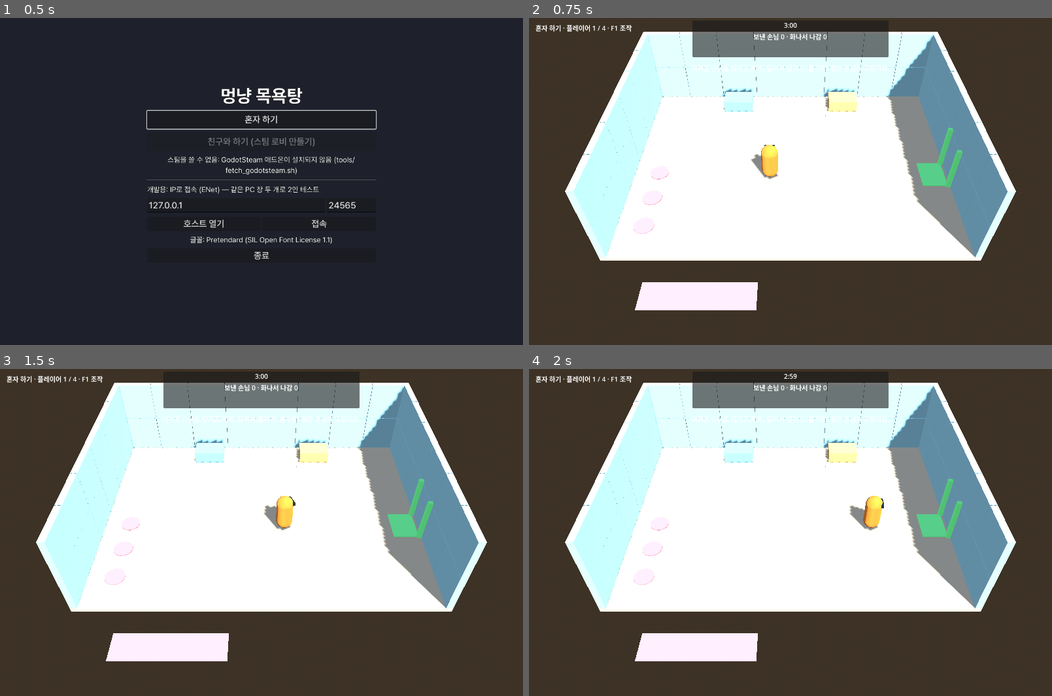
Above: before the commit, frames 1-4 (two rows, left to right).
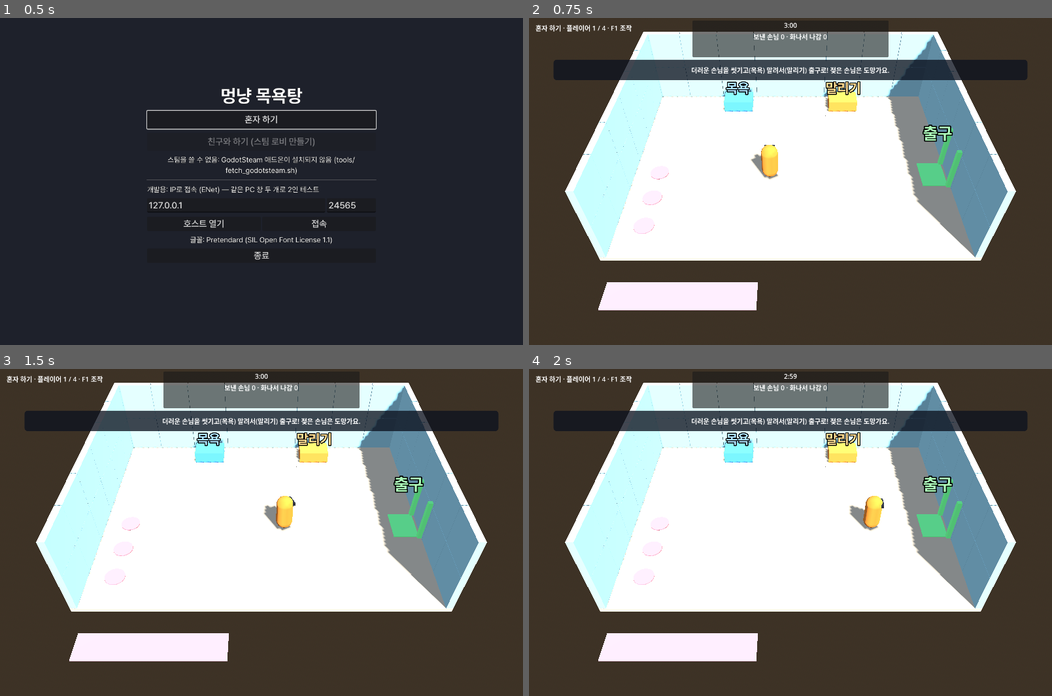
Above: after the commit, the same moments.

Repository: jjjjmd13-cmyk/fuzzy-octo-goggles
Game: Godot game, scene res://scenes/menu/main_menu.tscn
Two runs of this game, one before a commit and one after it. Both use one fixed random seed, a clock stepped at 60 frames per second and the inputs below.
Inputs (mouse positions are in pixels of both pictures, inside the frame that each line leads up to):
- Up to frame 1 (0.5 s): no input
- Up to frame 2 (0.75 s): click "혼자 하기" at 0.5 s
- Up to frame 3 (1.5 s): tap Enter at 1.25 s; move the mouse to (376, 516) at 1.27 s; hold D (move_right) from 1.28 s (still down); tap Shift (dash) at 1.35 s; click (376, 516) at 1.42 s
- Up to frame 4 (2 s): keep holding D (move_right)

Frame 1 is identical in both runs. In frame 2, 7.3% of the frame differs, in the area x 4-96%, y 12-90%; in frame 3, 7.3%; in frame 4, 7.3%.

Commit message:
QA 리뷰 반영: 시작 안내·다음 할 일·기계 이름표
- 시작 안내에 어두운 띠, 시간 대신 첫 손님을 들 때까지 보임 (Shop.first_pickup_done)
- 화면 아래에 다음 할 일 (대기석 손님에게 → 목욕 → 말리기 → 출구, 도망 손님 잡기, 꺼내기)
- 욕조·드라이어·출구 위에 이름표(목욕/말리기/출구), 기계 색을 말풍선 색과 같게
- 입구 밖 줄 간격을 넓혀 말풍선이 덜 겹치게
- carryable 주석(Space), PROTOTYPE.md 색·안내
- test_bath_flow: 안내가 첫 들기로 꺼지는지, 단계별 다음 할 일

Co-Authored-By: Claude Opus 5.5 <noreply@anthropic.com>
Claude-Session: https://claude.ai/code/session_011AhoxvjuUAeZ5SvtvgroTK

Diff:
--- a/scenes/art/machines/bath_model.tscn
+++ b/scenes/art/machines/bath_model.tscn
@@ -1,7 +1,7 @@
 [gd_scene load_steps=3 format=3 uid="uid://b7machbath"]
 
 [sub_resource type="StandardMaterial3D" id="StandardMaterial3D_body"]
-albedo_color = Color(0.55, 0.8, 0.95, 1)
+albedo_color = Color(0.35, 0.65, 1, 1)
 
 [sub_resource type="BoxMesh" id="BoxMesh_body"]
 material = SubResource("StandardMaterial3D_body")
--- a/scenes/art/machines/dryer_model.tscn
+++ b/scenes/art/machines/dryer_model.tscn
@@ -1,7 +1,7 @@
 [gd_scene load_steps=3 format=3 uid="uid://b7machdryer"]
 
 [sub_resource type="StandardMaterial3D" id="StandardMaterial3D_body"]
-albedo_color = Color(0.98, 0.75, 0.45, 1)
+albedo_color = Color(1, 0.6, 0.25, 1)
 
 [sub_resource type="BoxMesh" id="BoxMesh_body"]
 material = SubResource("StandardMaterial3D_body")
--- a/scenes/game/hud.tscn
+++ b/scenes/game/hud.tscn
@@ -1,7 +1,18 @@
-[gd_scene load_steps=3 format=3 uid="uid://b7hud00000001"]
+[gd_scene load_steps=4 format=3 uid="uid://b7hud00000001"]
 
 [ext_resource type="Script" path="res://scripts/game/hud.gd" id="1_hud"]
 [ext_resource type="Script" path="res://scripts/game/guest_overlay.gd" id="2_overlay"]
+
+[sub_resource type="StyleBoxFlat" id="StyleBoxFlat_band"]
+bg_color = Color(0.05, 0.07, 0.12, 0.78)
+corner_radius_top_left = 8
+corner_radius_top_right = 8
+corner_radius_bottom_right = 8
+corner_radius_bottom_left = 8
+content_margin_left = 16.0
+content_margin_top = 8.0
+content_margin_right = 16.0
+content_margin_bottom = 8.0
 
 [node name="HUD" type="CanvasLayer"]
 script = ExtResource("1_hud")
@@ -56,15 +67,20 @@
 layout_mode = 2
 horizontal_alignment = 1
 
-[node name="Intro" type="Label" parent="."]
+[node name="IntroPanel" type="PanelContainer" parent="."]
 anchors_preset = 5
 anchor_left = 0.5
 anchor_right = 0.5
-offset_left = -560.0
-offset_top = 110.0
-offset_right = 560.0
-offset_bottom = 150.0
+offset_left = -580.0
+offset_top = 102.0
+offset_right = 580.0
+offset_bottom = 152.0
 grow_horizontal = 2
+mouse_filter = 2
+theme_override_styles/panel = SubResource("StyleBoxFlat_band")
+
+[node name="Intro" type="Label" parent="IntroPanel"]
+layout_mode = 2
 theme_type_variation = &"PromptLabel"
 horizontal_alignment = 1
 
@@ -86,16 +102,23 @@
 anchor_top = 1.0
 anchor_right = 0.5
 anchor_bottom = 1.0
-offset_left = -320.0
-offset_top = -70.0
-offset_right = 320.0
+offset_left = -420.0
+offset_top = -100.0
+offset_right = 420.0
 offset_bottom = -20.0
 grow_horizontal = 2
 grow_vertical = 0
 alignment = 2
 
+[node name="Hint" type="Label" parent="Bottom"]
+layout_mode = 2
+theme_override_styles/normal = SubResource("StyleBoxFlat_band")
+theme_override_colors/font_color = Color(1, 0.92, 0.55, 1)
+horizontal_alignment = 1
+
 [node name="Prompt" type="Label" parent="Bottom"]
 layout_mode = 2
+theme_override_styles/normal = SubResource("StyleBoxFlat_band")
 theme_type_variation = &"PromptLabel"
 horizontal_alignment = 1
 
--- a/scenes/game/world.tscn
+++ b/scenes/game/world.tscn
@@ -9,6 +9,7 @@
 [ext_resource type="PackedScene" path="res://scenes/machines/bath.tscn" id="7_bath"]
 [ext_resource type="PackedScene" path="res://scenes/machines/dryer.tscn" id="8_dryer"]
 [ext_resource type="PackedScene" uid="uid://b7exitdoor001" path="res://scenes/art/exit_door_model.tscn" id="9_exit"]
+[ext_resource type="FontFile" path="res://assets/fonts/pretendard/Pretendard-Bold.otf" id="10_font"]
 
 [sub_resource type="ProceduralSkyMaterial" id="ProceduralSkyMaterial_sky"]
 
@@ -33,7 +34,7 @@
 
 [sub_resource type="BoxMesh" id="BoxMesh_queue"]
 material = SubResource("StandardMaterial3D_seat")
-size = Vector3(4.6, 0.04, 1.2)
+size = Vector3(6, 0.04, 1.2)
 
 [sub_resource type="SceneReplicationConfig" id="SceneReplicationConfig_shop"]
 properties/0/path = NodePath(".:phase")
@@ -57,6 +58,9 @@
 properties/6/path = NodePath(".:round_id")
 properties/6/spawn = false
 properties/6/replication_mode = 2
+properties/7/path = NodePath(".:first_pickup_done")
+properties/7/spawn = false
+properties/7/replication_mode = 2
 
 [node name="World" type="Node3D"]
 script = ExtResource("1_world")
@@ -103,13 +107,13 @@
 transform = Transform3D(1, 0, 0, 0, 1, 0, 0, 0, 1, -2.2, 0, 7.8)
 
 [node name="Queue2" type="Marker3D" parent="QueueSpots"]
-transform = Transform3D(1, 0, 0, 0, 1, 0, 0, 0, 1, -3.6, 0, 7.8)
+transform = Transform3D(1, 0, 0, 0, 1, 0, 0, 0, 1, -4.3, 0, 7.8)
 
 [node name="Queue3" type="Marker3D" parent="QueueSpots"]
-transform = Transform3D(1, 0, 0, 0, 1, 0, 0, 0, 1, -5, 0, 7.8)
+transform = Transform3D(1, 0, 0, 0, 1, 0, 0, 0, 1, -6.4, 0, 7.8)
 
 [node name="QueueMat" type="MeshInstance3D" parent="QueueSpots"]
-transform = Transform3D(1, 0, 0, 0, 1, 0, 0, 0, 1, -3.6, 0, 7.8)
+transform = Transform3D(1, 0, 0, 0, 1, 0, 0, 0, 1, -4.3, 0, 7.8)
 mesh = SubResource("BoxMesh_queue")
 
 [node name="Seats" type="Node3D" parent="."]
@@ -145,6 +149,18 @@
 
 [node name="Model" parent="Exit" instance=ExtResource("9_exit")]
 
+[node name="NameTag" type="Label3D" parent="Exit"]
+transform = Transform3D(1, 0, 0, 0, 1, 0, 0, 0, 1, 0, 2.6, 0.9)
+billboard = 1
+no_depth_test = true
+modulate = Color(0.55, 1, 0.6, 1)
+outline_modulate = Color(0, 0, 0, 1)
+text = "출구"
+font = ExtResource("10_font")
+pixel_size = 0.012
+font_size = 64
+outline_size = 16
+
 [node name="Guests" type="Node3D" parent="."]
 
 [node name="GuestSpawner" type="MultiplayerSpawner" parent="."]
--- a/scenes/machines/bath.tscn
+++ b/scenes/machines/bath.tscn
@@ -1,7 +1,8 @@
-[gd_scene load_steps=8 format=3]
+[gd_scene load_steps=9 format=3]
 
 [ext_resource type="Script" path="res://scripts/game/machine.gd" id="1_machine"]
 [ext_resource type="PackedScene" uid="uid://b7machbath" path="res://scenes/art/machines/bath_model.tscn" id="2_model"]
+[ext_resource type="FontFile" path="res://assets/fonts/pretendard/Pretendard-Bold.otf" id="3_font"]
 
 [sub_resource type="BoxShape3D" id="BoxShape3D_body"]
 size = Vector3(1.6, 0.8, 1.1)
@@ -58,3 +59,15 @@
 
 [node name="Sync" type="MultiplayerSynchronizer" parent="."]
 replication_config = SubResource("SceneReplicationConfig_machine")
+
+[node name="NameTag" type="Label3D" parent="."]
+transform = Transform3D(1, 0, 0, 0, 1, 0, 0, 0, 1, 0, 1.2, 0)
+billboard = 1
+no_depth_test = true
+modulate = Color(0.55, 0.8, 1, 1)
+outline_modulate = Color(0, 0, 0, 1)
+text = "목욕"
+font = ExtResource("3_font")
+pixel_size = 0.012
+font_size = 64
+outline_size = 16
--- a/scenes/machines/dryer.tscn
+++ b/scenes/machines/dryer.tscn
@@ -1,7 +1,8 @@
-[gd_scene load_steps=8 format=3]
+[gd_scene load_steps=9 format=3]
 
 [ext_resource type="Script" path="res://scripts/game/machine.gd" id="1_machine"]
 [ext_resource type="PackedScene" uid="uid://b7machdryer" path="res://scenes/art/machines/dryer_model.tscn" id="2_model"]
+[ext_resource type="FontFile" path="res://assets/fonts/pretendard/Pretendard-Bold.otf" id="3_font"]
 
 [sub_resource type="BoxShape3D" id="BoxShape3D_body"]
 size = Vector3(1.6, 0.8, 1.1)
@@ -58,3 +59,15 @@
 
 [node name="Sync" type="MultiplayerSynchronizer" parent="."]
 replication_config = SubResource("SceneReplicationConfig_machine")
+
+[node name="NameTag" type="Label3D" parent="."]
+transform = Transform3D(1, 0, 0, 0, 1, 0, 0, 0, 1, 0, 1.2, 0)
+billboard = 1
+no_depth_test = true
+modulate = Color(1, 0.75, 0.45, 1)
+outline_modulate = Color(0, 0, 0, 1)
+text = "말리기"
+font = ExtResource("3_font")
+pixel_size = 0.012
+font_size = 64
+outline_size = 16
--- a/scripts/game/carryable.gd
+++ b/scripts/game/carryable.gd
@@ -9,7 +9,7 @@
 
 signal holder_changed(peer_id: int)
 
-## 화면 안내에 쓰는 이름 ("E: <이름> 들기")
+## 화면 안내에 쓰는 이름 ("Space: <이름> 들기")
 @export var display_name := "물건"
 
 # --- Sync (호스트 → 모두)
--- a/scripts/game/hud.gd
+++ b/scripts/game/hud.gd
@@ -19,7 +19,9 @@
 @onready var invite_button: Button = $InviteButton
 @onready var clock_label: Label = $TopPanel/Top/Clock
 @onready var score_label: Label = $TopPanel/Top/Score
-@onready var intro_label: Label = $Intro
+@onready var intro_panel: Control = $IntroPanel
+@onready var intro_label: Label = $IntroPanel/Intro
+@onready var hint_label: Label = $Bottom/Hint
 @onready var prompt_label: Label = $Bottom/Prompt
 @onready var help_label: Label = $Help
 @onready var results: Control = $Results
@@ -27,8 +29,6 @@
 @onready var stars_label: Label = $Results/Box/Stars
 @onready var pause_menu: Control = $PauseMenu
 
-var _intro_left := 0.0
-var _last_round := -1
 
 
 func _ready() -> void:
@@ -63,16 +63,13 @@
 	pause_menu.visible = paused
 
 
-func _process(delta: float) -> void:
+func _process(_delta: float) -> void:
 	var shop: Node = world.shop
 	status_label.text = "%s · 플레이어 %d / %d · F1 조작" % [Net.status_text, world.get_players().size(), Net.MAX_PLAYERS]
 	invite_button.visible = Net.can_invite_friends()
 
-	if shop.round_id != _last_round:
-		_last_round = shop.round_id
-		_intro_left = Tuning.data.intro_text_time
-	_intro_left = maxf(_intro_left - delta, 0.0)
-	intro_label.visible = _intro_left > 0.0 and shop.is_open()
+	# 시작 안내는 누군가 손님을 처음 들 때까지 (시간으로 끄지 않음)
+	intro_panel.visible = shop.is_open() and not shop.first_pickup_done
 
 	var seconds := ceili(shop.time_left)
 	clock_label.text = "%d:%02d" % [seconds / 60, seconds % 60]
@@ -84,7 +81,11 @@
 		stars_label.text = "★".repeat(shop.stars) + "☆".repeat(3 - shop.stars)
 
 	var me: Node = world.get_local_player()
-	prompt_label.text = _prompt(me) if me != null and shop.is_open() else ""
+	var playing: bool = me != null and shop.is_open()
+	prompt_label.text = _prompt(me) if playing else ""
+	hint_label.text = shop.next_step_hint(me) if playing else ""
+	prompt_label.visible = not prompt_label.text.is_empty()
+	hint_label.visible = not hint_label.text.is_empty()
 
 
 func _prompt(me: Node) -> String:
--- a/scripts/game/shop.gd
+++ b/scripts/game/shop.gd
@@ -23,8 +23,10 @@
 var angry := 0
 var stars := 0
 var party_size := 1
-## 판이 새로 시작될 때마다 1 씩 오른다 (화면이 시작 안내를 띄우는 신호)
+## 판이 새로 시작될 때마다 1 씩 오른다
 var round_id := 0
+## 이번 판에 누군가 손님을 처음 들었는가. 시작 안내는 시간 대신 이것으로 끈다 (QA 리뷰: 손님이 오기 전에 안내가 사라짐).
+var first_pickup_done := false
 
 # --- 호스트 전용
 var _spawn_timer := 0.0
@@ -73,6 +75,30 @@
 			return {"kind": "unload", "target": machine}
 	var item: Node3D = carry_rules.pickup_candidate(player)
 	return {"kind": "pickup", "target": item} if item != null else {}
+
+
+## Space 로 할 일이 없을 때 보여 줄 "다음에 할 일" (처음 하는 사람용). 없으면 "".
+func next_step_hint(player: Node3D) -> String:
+	var held: Node3D = carry_rules.held_by(player.get_peer_id())
+	if held != null and held.is_in_group("guests"):
+		match held.state:
+			Guest.State.MUDDY:
+				return "목욕(파랑 욕조)으로 데려가세요"
+			Guest.State.WET:
+				return "말리기(주황 드라이어)로!"
+			Guest.State.DRY:
+				return "출구(초록 문)로!"
+		return ""
+	for machine in machines():
+		if machine.done:
+			return "%s에서 다 된 손님을 꺼내세요" % machine.display_name
+	var waiting := false
+	for guest in guests.get_children():
+		if guest.phase == Guest.Phase.ESCAPING or guest.phase == Guest.Phase.SHAKING:
+			return "도망가는 강아지를 쫓아가서 Space 로 잡으세요"
+		if guest.phase == Guest.Phase.SEATED or guest.phase == Guest.Phase.FREE:
+			waiting = true
+	return "대기석의 강아지에게 가서 Space" if waiting else ""
 
 
 func send_use() -> void:
@@ -138,6 +164,7 @@
 		var marker: Node3D = world.get_spawn_marker(player.slot)
 		player.teleport.rpc_id(player.get_peer_id(), marker.global_position, marker.global_rotation.y)
 	phase = Phase.OPEN
+	first_pickup_done = false
 	round_id += 1
 
 
@@ -238,6 +265,7 @@
 
 
 func on_guest_picked(guest: Node) -> void:
+	first_pickup_done = true
 	_free_seat_of(guest)
 
 
--- a/tests/game/test_bath_flow.gd
+++ b/tests/game/test_bath_flow.gd
@@ -37,12 +37,18 @@
 	var seat: Vector3 = world.get_node("Seats").get_child(0).global_position
 	check(guest.ground_position.distance_to(seat) < 0.1, "첫 자리에 앉음")
 	check_eq(guest.hearts_left(), 3, "하트 3개")
+	var hud: Node = world.hud
+	check(hud.intro_panel.visible, "시작 안내가 손님이 앉은 뒤에도 남아 있음 (시간이 아니라 첫 들기로 꺼짐)")
+	check_eq(hud.hint_label.text, "대기석의 강아지에게 가서 Space", "빈손일 때 다음 할 일")
 
 	# --- 3. 들기 → 욕조에 넣기 → 4초 → 젖음
 	await _stand_facing(guest.ground_position + Vector3(0.9, 0, 0), guest.ground_position)
 	check_eq(world.hud.prompt_label.text, "Space: 강아지 들기", "화면 안내")
 	await _space()
 	check_eq(guest.holder_peer, 1, "Space → 들기")
+	await _settle()
+	check(not hud.intro_panel.visible, "손님을 처음 들면 시작 안내가 꺼짐")
+	check(hud.hint_label.text.begins_with("목욕"), "진흙 손님을 들면 목욕으로 (%s)" % hud.hint_label.text)
 	var bath: Node3D = world.get_node("Machines/Bath")
 	await _stand_facing(bath.global_position + Vector3(0, 0, 1.5), bath.global_position)
 	check_eq(world.hud.prompt_label.text, "Space: 욕조에 넣기", "욕조 안내")
@@ -59,6 +65,7 @@
 	# --- 꺼내기 → 내려놓으면 털고 도망
 	await _space()
 	check_eq(guest.holder_peer, 1, "Space → 욕조에서 꺼내기")
+	check(hud.hint_label.text.begins_with("말리기"), "젖은 손님을 들면 말리기로 (%s)" % hud.hint_label.text)
 	check(bath.occupant.is_empty(), "욕조 비었음")
 	await _stand_facing(Vector3(0, 0, 1), Vector3(0, 0, 0))
 	var held_patience: float = guest.patience
@@ -72,6 +79,7 @@
 	var drop_pos: Vector3 = guest.ground_position
 	await _wait(Tuning.data.escape_shake_time + 1.5)
 	check_eq(guest.phase, Guest.Phase.ESCAPING, "털고 나서 도망")
+	check(hud.hint_label.text.begins_with("도망가는 강아지"), "도망가면 잡으라는 안내 (%s)" % hud.hint_label.text)
 	check(guest.ground_position.distance_to(drop_pos) > 1.0, "뛰어다님 (%.1f m)" % guest.ground_position.distance_to(drop_pos))
 	check(puddles.get_child_count() >= 4, "뛰면서 웅덩이를 남김 (%d)" % puddles.get_child_count())
 
@@ -90,6 +98,7 @@
 	check(sfx.played.has("poof"), "뽀옹 소리")
 	await _space()
 	check_eq(guest.holder_peer, 1, "드라이어에서 꺼내기")
+	check(hud.hint_label.text.begins_with("출구"), "뽀송 손님을 들면 출구로 (%s)" % hud.hint_label.text)
 
 	# --- 6. 뽀송 손님을 내려놓으면 앉아 있음 → 다시 들고 출구로
 	await _stand_facing(Vector3(2, 0, 2), Vector3(2, 0, 1))
Not shown: 1 places in scenes/game/world.tscn that only renumber resources
Not shown, changed: docs/dev/PROTOTYPE.md
Not shown, changed: docs/status/dev.md
